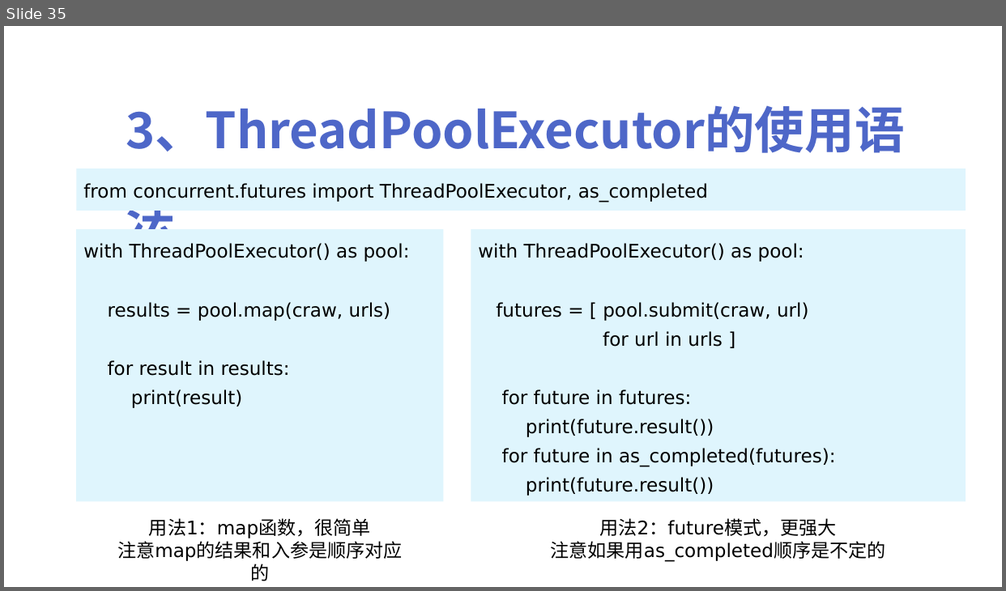
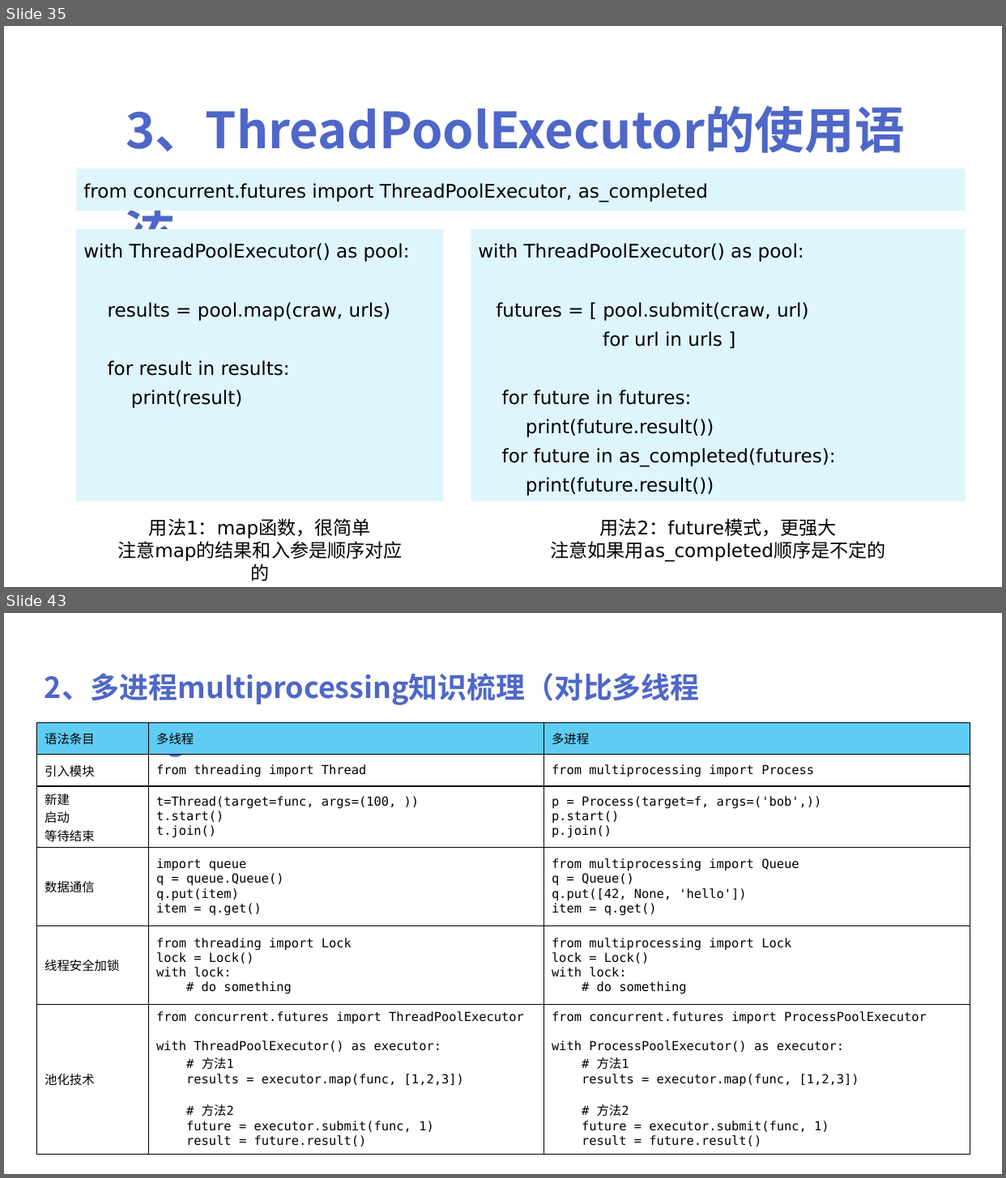
Before and after one commit to peiss/ant-learn-python-concurrent, a slide deck: Python并发编程简介.pptx. Shown one above the other, each under a label of ours: slide 35 before the commit, slides 35 and 43 after it; the slides between them are not shown. The pictures are 1006x591 and 1006x1178 pixels, drawn with LibreOffice and Linux fonts; fonts in the diff are those of the drawing. Boxes give left, top, right and bottom in pixels: in the first picture for what was removed or moved away, otherwise in the second. Text is boxed around its words. In the diff, an @@ line names an element or a change of style, - is before the commit and + after.

```diff
--- a/Python并发编程简介.pptx
+++ b/Python并发编程简介.pptx
@@ slide 43 added at (4, 613, 1002, 1174), background #FFFFFF @@
@@ text added at (44, 673, 700, 705), 28 pt, text #4E67C8, bold @@
+2、多进程multiprocessing知识梳理（对比多线程threading）
@@ table added at (37, 723, 970, 1155), 6 rows, 3 columns @@
+语法条目 | 多线程 | 多进程
+引入模块 | from threading import Thread | from multiprocessing import Process
+新建 / 启动 / 等待结束 | t=Thread(target=func, args=(100, )) / t.start() / t.join() | p = Process(target=f, args=('bob',)) / p.start() / p.join()
+数据通信 | import queue / q = queue.Queue() / q.put(item) / item = q.get() | from multiprocessing import Queue / q = Queue() / q.put([42, None, 'hello']) / item = q.get()
+线程安全加锁 | from threading import Lock / lock = Lock() / with lock: / # do something | from multiprocessing import Lock / lock = Lock() / with lock: / # do something
+池化技术 | from concurrent.futures import ThreadPoolExecutor / with ThreadPoolExecutor() as executor: / # 方法1 / results = executor.map(func, [1,2,3]) / # 方法2 / future = executor.submit(func, 1) / result = future.result() | from concurrent.futures import ProcessPoolExecutor / with ProcessPoolExecutor() as executor: / # 方法1 / results = executor.map(func, [1,2,3]) / # 方法2 / future = executor.submit(func, 1) / result = future.result()
```
Also in this commit, not shown: 8 other slides added, 2 other files.
